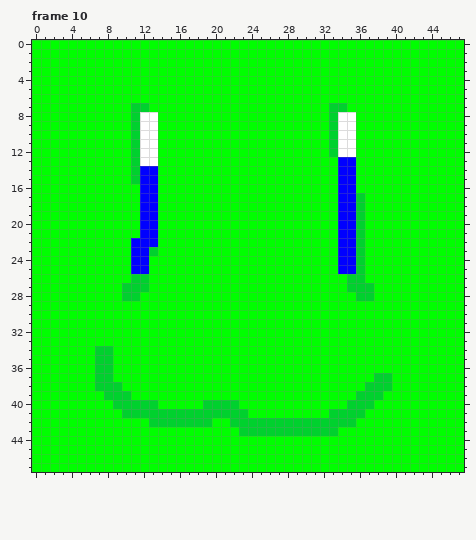
Pixel-art file -- dev/facesseperated.aseprite. Above, as it was before the edit.
48x48 pixels, 16 frames. Shown: frame 10. The commit also changed other frames, which this record leaves out.
Once edited:
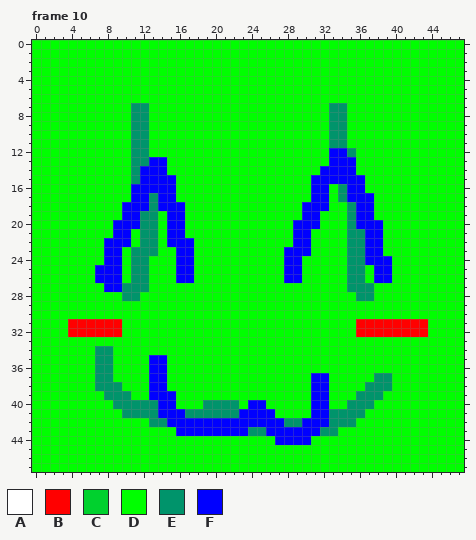
Palette (. is transparent): A #ffffff  B #ff0000  C #00d12e  D #00ff00  E #00946b  F #0000ff
Edits made:
layer "Layer 3" opacity 18% -> 42%
layer "Mouths" now shown
Changed rows in their new state; - is an unchanged pixel.
Frame 10:
first column x 4:
 7 -------EE--------------------EE---------
 8 -------EED-------------------EED--------
 9 -------EED-------------------EED--------
10 -------EED-------------------EED--------
11 -------EED-------------------EED--------
12 -------EED-------------------FFE--------
13 -------EEFF------------------F----------
14 -------E--F-----------------FF----------
15 -------E--FF---------------FFF--F-------
16 -------F--FF---------------FF-E-F-------
17 -------F-EFF---------------FF-E-FF------
18 ------FF-EFFF-------------FFF-DEFF------
19 ------FFEE-FF-------------FF--DEFF------
20 -----FFFEE-FF------------FFF--DEFFF-----
21 -----FF-EE-FF------------FF---DEEFF-----
22 ----FFFDEE-FFF-----------FF---DEEFF-----
23 ----FF-EEE--FF----------FFF---DEEFF-----
24 ----FF-EE---FF----------FF----DEEFFF----
25 ---FFF-EE---FF----------FF----DEE-FF----
26 ---FFF-EE---FF----------FF-----EE-FF----
27 ----FFEEE----------------------EEE------
28 ------EE------------------------EE------
31 BBBBBB--------------------------BBBBBBBB
32 BBBBBB--------------------------BBBBBBBB
34 ---EE-----------------------------------
35 ---EE----FF-----------------------------
36 ---EE----FF-----------------------------
37 ---EE----FF----------------FF-----EE----
38 ---EEE---FF----------------FF----EEE----
39 ----EEE--FFF---------------FF---EEE-----
40 -----EEEEEFF---EEEE-FF-----FF--EEE------
41 ------EEEEFFFEEEEEEFFFF----FFEEEE-------
42 ---------EEFFFFFFFFFFFFFEEFFFEEE--------
43 ------------FFFFFFFFEEFFFFFFEE----------
44 -----------------------FFFF-------------
Where, in picture pixels (left, top, right, bottom), the same in both pictures:
changed: (68, 103, 428, 445)
